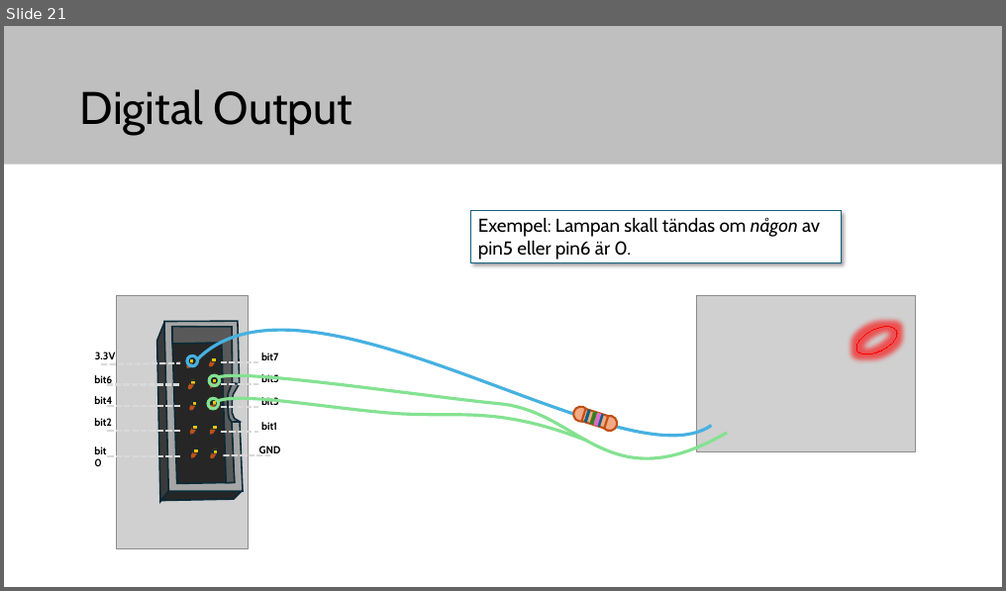
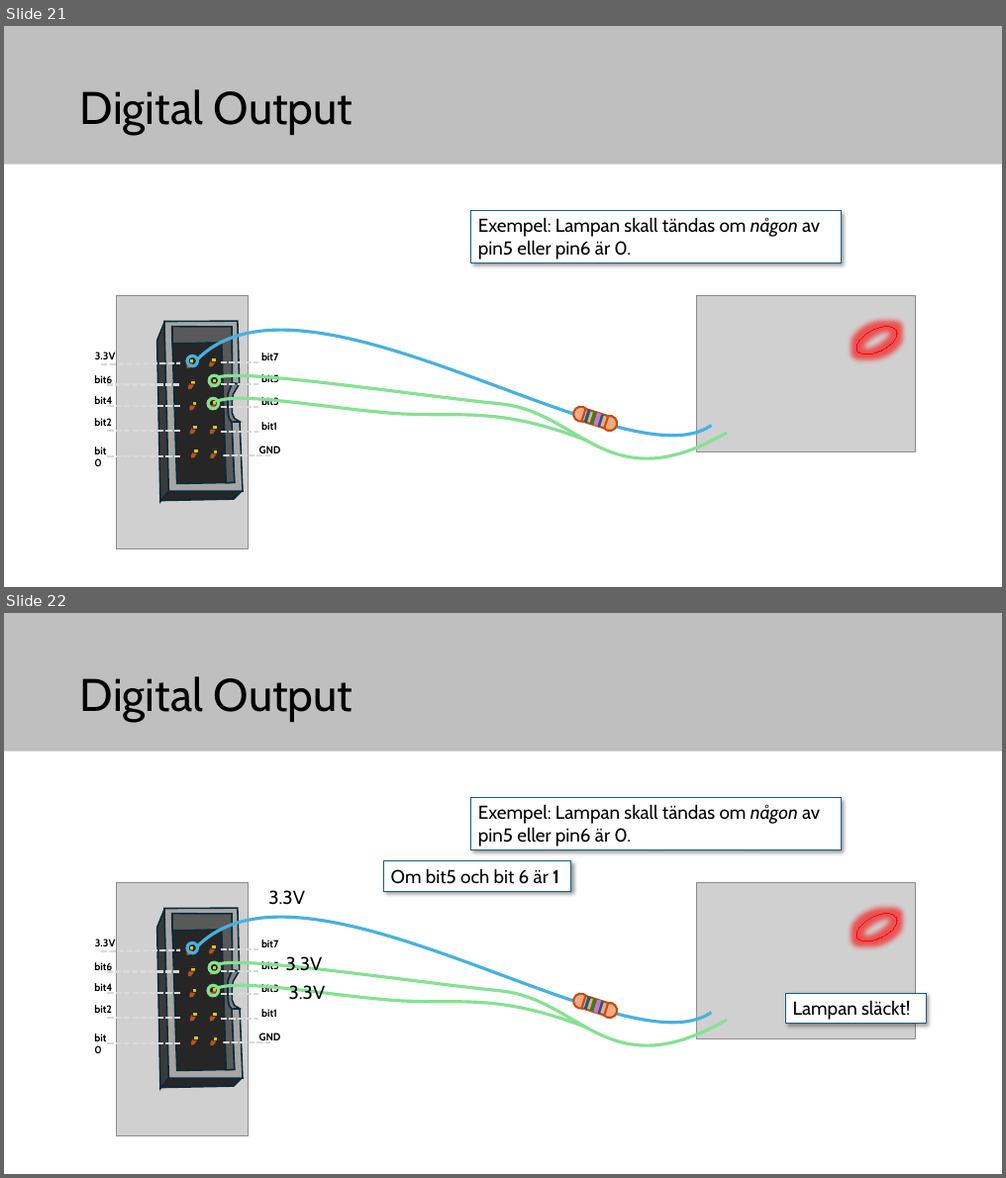
Before and after one commit to elias-at-chalmers/mop-lecture_notes-mirror, a slide deck: slides/lecture05_GPIO_and_C_basics.pptx. Shown one above the other, each under a label of ours: slide 21 before the commit, slides 21 and 22 after it. The pictures are 1006x591 and 1006x1178 pixels, drawn with LibreOffice and Linux fonts; fonts in the diff are those of the drawing; grey boxes stand for pictures. Boxes give left, top, right and bottom in pixels: in the first picture for what was removed or moved away, otherwise in the second. Text is boxed around its words. In the diff, an @@ line names an element or a change of style, - is before the commit and + after.

```diff
--- a/slides/lecture05_GPIO_and_C_basics.pptx
+++ b/slides/lecture05_GPIO_and_C_basics.pptx
@@ slide 22 added at box(4, 613, 1002, 1174), background #FFFFFF; not listed: 1 template element that a slide beside it also shows @@
@@ title added at box(80, 676, 353, 722), 44 pt, text #000000 @@
+Digital Output
@@ rectangle added at box(471, 797, 842, 851), fill #FFFFFF, outline #156082 0.75 pt, 18 pt, text #000000 @@
+Exempel: Lampan skall tändas om någon av
+pin5 eller pin6 är 0.
@@ rectangle added at box(383, 861, 571, 891), fill #FFFFFF, outline #156082 0.75 pt, 18 pt, text #000000 @@
+Om bit5 och bit 6 är 1
@@ text added at box(268, 890, 305, 905), 18 pt, text #000000 @@
+3.3V
@@ picture added at box(696, 882, 915, 1039) @@
@@ ellipse added at box(852, 907, 902, 948), outline #FF0000 0.01 pt @@
@@ freeform shape added at box(196, 917, 712, 1023), outline #46B1E1 3 pt @@
@@ ellipse added at box(187, 943, 198, 954), outline #46B1E1 3 pt @@
@@ ellipse added at box(209, 962, 220, 973), outline #84E291 3 pt @@
@@ freeform shape added at box(219, 962, 727, 1046), outline #84E291 3 pt @@
@@ group added at box(87, 882, 281, 1137): 15 freeform shapes, 11 rectangles, 10 lines, 10 texts, 1 picture @@
+GND
+3.3V
+bit0
+bit2
+bit4
+bit6
+bit1
+bit3
+bit5
+bit7
@@ text added at box(286, 957, 323, 971), 18 pt, text #000000 @@
+3.3V
@@ ellipse added at box(208, 986, 219, 996), outline #84E291 3 pt @@
@@ freeform shape added at box(218, 986, 587, 1029), outline #84E291 3 pt @@
@@ text added at box(289, 985, 326, 1000), 18 pt, text #000000 @@
+3.3V
@@ rectangle added at box(785, 993, 927, 1023), fill #FFFFFF, outline #156082 0.75 pt, 18 pt, text #000000 @@
+Lampan släckt!
@@ group added at box(572, 992, 619, 1020): 4 lines, 2 ellipses, 1 rectangle @@
```
Also in this commit, not shown: 3 slides changed, 11 other slides added, 1 slide removed, 2 other files.
